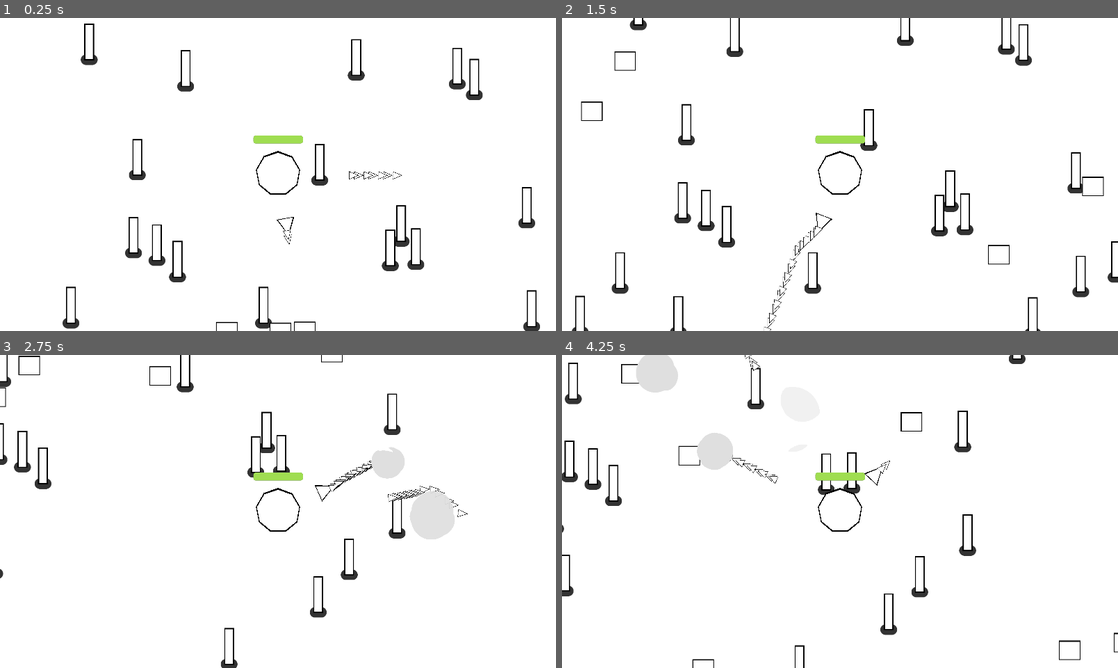
Above: before the commit, frames 1-4 (two rows, left to right).
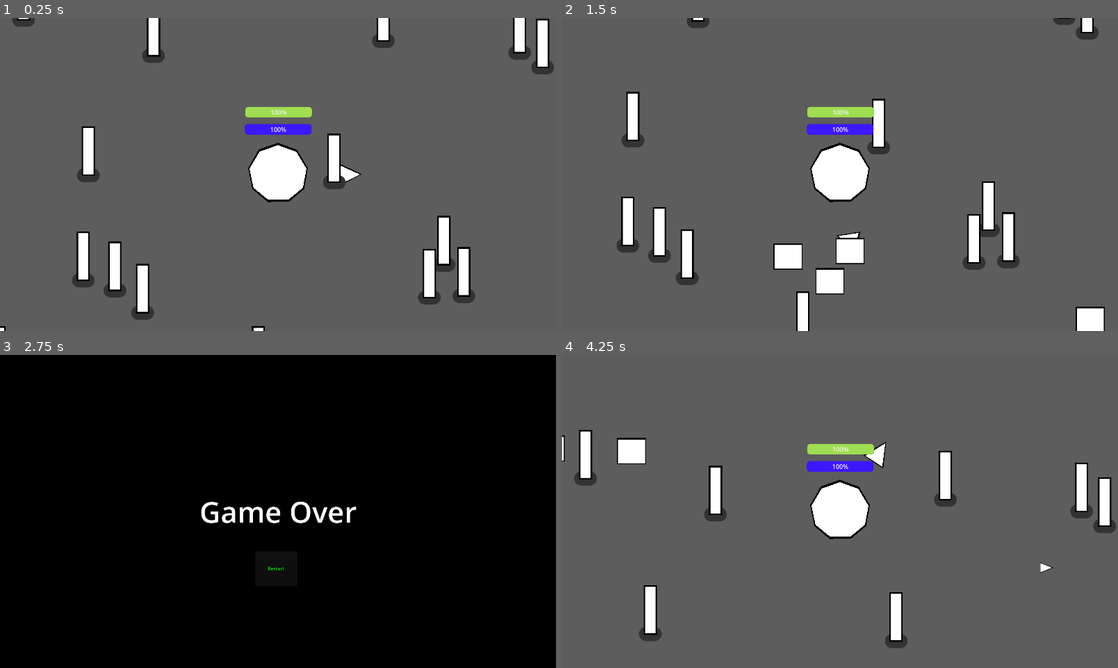
Above: after the commit, the same moments.

Repository: Alyosha-ctrl/foolJam2025
Game: Godot game, scene res://tower_survival.tscn
The game is run twice, just before and just after one commit, with the same random seed, the same clock (stepped at 60 frames per second) and the same inputs.
Inputs (mouse positions are in pixels of both pictures, inside the frame that each line leads up to):
- Up to frame 1 (0.25 s): no input
- Up to frame 2 (1.5 s): hold D (move_right) 0.53-1.28 s; hold S (move_down) from 1.28 s (still down)
- Up to frame 3 (2.75 s): release S (move_down) at 2.03 s; hold D (move_right) from 2.03 s (still down)
- Up to frame 4 (4.25 s): release D (move_right) at 2.75 s; click (840, 567) at 2.75 s, where only the run after the commit has a clickable "Restart"; hold W (move_up) from 3.53 s (still down)

The runs differ from the first frame. In frame 1, 96% of the frame differs, in the area x 0-100%, y 0-100%; in frame 2, 95%; in frame 3, 99%; in frame 4, 96%.

Commit message:
Added and connected grace to speed. Added
Added a leveul up function to Tower Survival. Added stats to bullets, guns,and mobs. Connected grace to speed in a logarithmic manner. Made it so that trees die upon being hit by non bump damage. Made the background grey instead of white.

Diff:
--- a/bullet.gd
+++ b/bullet.gd
@@ -2,12 +2,11 @@
 
 var travelled_disance = 0
 var speed = 1000
-var technique_size = 1000
-var damage = 1
+var technique_size = 100000
+var value = 0
+var element = "creation"
 
 func _physics_process(delta: float) -> void:
-
-
 	#gives current direction of the bullet
 	var direction = Vector2.RIGHT.rotated(rotation)
 
@@ -23,5 +22,7 @@
 	queue_free()
 	if body.has_method("take_damage"):
 		#Later will pass in damage type
-		body.take_damage(damage)
-	pass # Replace with function body.
+		body.take_damage(value, element)
+
+func set_value(newValue):
+	value = newValue
--- a/gun.gd
+++ b/gun.gd
@@ -1,7 +1,15 @@
 extends Area2D
 
-var cooldown = 0.01
-var time = 0.0
+
+@onready var caster = get_parent()
+
+var cooldown : float = 0.5
+var time : float = 0.0
+var type : String = "ranged"
+var element : String = "creation"
+var cost : float = 0
+var value : float = 5.0
+
 
 
 func _physics_process(delta: float) -> void:
@@ -13,9 +21,22 @@
 		shoot()
 		time = 0.0
 
+func value_adder():
+	var adder = 0
+	if(type == "ranged"):
+		adder += caster.power + caster.control*.5
+	elif(type == "melee"):
+		adder += caster.strength + caster.grace*.5
+	#Remember to add one more in here to accomodate for the Dextrous melee trait.
+	elif(type == "support"):
+		adder += caster.control + caster.power*.5
+	return value + adder
+
 func shoot():
 	const BULLET = preload("res://bullet.tscn")
 	var new_bullet = BULLET.instantiate()
+	new_bullet.set_value(value_adder())
+	new_bullet.element = element
 	new_bullet.global_position = $%shooting_point.global_position
 	#Replace with the rotation aimed at the nearest enemy
 	new_bullet.global_rotation = $%shooting_point.global_rotation
--- a/gun.tscn
+++ b/gun.tscn
@@ -40,7 +40,10 @@
 
 [node name="Timer" type="Timer" parent="."]
 unique_name_in_owner = true
-wait_time = 0.025
+wait_time = 0.05
 autostart = true
 
+[node name="CollisionPolygon2D" type="CollisionPolygon2D" parent="."]
+polygon = PackedVector2Array(153, -31, 215, -2, 152, 33)
+
 [connection signal="timeout" from="Timer" to="." method="_on_timer_timeout"]
--- a/mob.gd
+++ b/mob.gd
@@ -1,30 +1,71 @@
 extends CharacterBody2D
 
-var type = "nuetral"
-var health = 3
-var strength = 1
-var grace = 1
-var power = 1
-var control = 1
-var defense = 1
+#How to use parent timers, and how to copy functions.
+var strength : float = 1.0
+var grace : float = 1
+var power : float = 1.0
+var control : float = 1.0
+var defense : float = 1.0
+var max_health : float = strength*25
+var health : float = max_health*1
+var max_qi : float = power*25
+var qi : float = max_qi*1
+var time: float = 0.0
+const speed_multiplier: float = 300
 @onready var player = get_node("/root/Game/Player")
+@onready var game = get_node("/root/Game")
+@onready var cooldown = %Timer.wait_time
 
 func _physics_process(delta: float) -> void:
 	var direction = global_position.direction_to(player.global_position)
-	velocity = direction*300
+	velocity = direction*(speed_multiplier*log((grace/10)+2))
 	move_and_slide()
-	#if(velocity.length() > 0):
-		#$Slime.play_walk_animation()
-	#else:
-		#$Slime.play_idle_animation()
 
-func take_damage(damage):
+	if(time >= cooldown):
+		var overlaps = %hurt_box.get_overlapping_bodies()
+		if(player in overlaps):
+			player.take_damage(strength, "bump")
+		time = 0.0
+
+
+
+func take_damage(damage, element):
 	#Later take in type to alter damage as well as defense
 	health-=damage
-	if(health == 0):
+	if(health <= 0):
 		#Hides death.
 		const SMOKE_SCENE = preload("res://smoke_explosion/smoke_explosion.tscn")
 		var smoke = SMOKE_SCENE.instantiate()
 		get_parent().add_child(smoke)
 		smoke.global_position = global_position
 		queue_free()
+
+
+
+
+func _on_timer_timeout() -> void:
+	#Randomly choose spawn_swarm, spawn_cluster, spawn_boss
+	#later once levels are implemented
+	time+=($Timer.wait_time)
+
+func multiply_stats(statMult):
+	strength*=statMult
+	grace*=statMult
+	power*=statMult
+	control*=statMult
+	defense*=statMult
+	max_health = strength*25
+	health = max_health*1
+	max_qi = power*25
+	qi = max_qi*1
+
+func add_stats(statMult):
+		strength+=statMult
+		grace+=statMult
+		power+=statMult
+		control+=statMult
+		defense+=statMult
+		max_health = strength*25
+		health = max_health*1
+		max_qi = power*25
+		qi = max_qi*1
--- a/mob.tscn
+++ b/mob.tscn
@@ -1,9 +1,12 @@
-[gd_scene load_steps=3 format=3 uid="uid://cctamn8lk3gjj"]
+[gd_scene load_steps=4 format=3 uid="uid://cctamn8lk3gjj"]
 
 [ext_resource type="Script" uid="uid://tyhkc1p8gbp0" path="res://mob.gd" id="1_nokgg"]
 
+[sub_resource type="RectangleShape2D" id="RectangleShape2D_dy6sc"]
+size = Vector2(83, 74)
+
 [sub_resource type="RectangleShape2D" id="RectangleShape2D_nokgg"]
-size = Vector2(105, 96)
+size = Vector2(128.75, 117.5)
 
 [node name="Mob" type="CharacterBody2D"]
 position = Vector2(7, 38)
@@ -13,9 +16,17 @@
 script = ExtResource("1_nokgg")
 
 [node name="CollisionShape2D" type="CollisionShape2D" parent="."]
-position = Vector2(-7.5, -38.75)
+position = Vector2(-10.5, -38)
+shape = SubResource("RectangleShape2D_dy6sc")
+
+[node name="hurt_box" type="Area2D" parent="."]
+unique_name_in_owner = true
+
+[node name="CollisionShape2D" type="CollisionShape2D" parent="hurt_box"]
+position = Vector2(-8.5, -39)
 scale = Vector2(0.8, 0.8)
 shape = SubResource("RectangleShape2D_nokgg")
+debug_color = Color(0.992157, 0, 0.258824, 0.266667)
 
 [node name="ColorRect2" type="ColorRect" parent="."]
 offset_left = -47.0
@@ -33,3 +44,10 @@
 offset_bottom = 7.0
 scale = Vector2(0.8, 0.8)
 metadata/_edit_use_anchors_ = true
+
+[node name="Timer" type="Timer" parent="."]
+unique_name_in_owner = true
+wait_time = 0.05
+autostart = true
+
+[connection signal="timeout" from="Timer" to="." method="_on_timer_timeout"]
--- a/pillar.gd
+++ b/pillar.gd
@@ -1,8 +1,9 @@
 extends StaticBody2D
 
-func take_damage(damage):
-	const SMOKE_SCENE = preload("res://smoke_explosion/smoke_explosion.tscn")
-	var smoke = SMOKE_SCENE.instantiate()
-	get_parent().add_child(smoke)
-	smoke.global_position = global_position
-	queue_free()
+func take_damage(damage, element):
+	if(element != "bump"):
+		const SMOKE_SCENE = preload("res://smoke_explosion/smoke_explosion.tscn")
+		var smoke = SMOKE_SCENE.instantiate()
+		get_parent().add_child(smoke)
+		smoke.global_position = global_position
+		queue_free()
--- a/player.gd
+++ b/player.gd
@@ -1,29 +1,79 @@
 extends CharacterBody2D
 
 signal death
-var strength = 1
-var grace = 1
-var power = 1
-var control = 1
-var defense = 1
-var max_health = strength*25
-var health = max_health*1
+signal changed_speed
+var strength : float = 1
+var grace : float = 1
+var power : float = 1.0
+var control : float = 1.0
+var defense : float = 1.0
+var max_health : float = strength*25
+var health : float = max_health*1
+var max_qi : float = power*25
+var qi : float = max_qi*1
+const speed_multiplier = 600
+var speed : float = calculate_speed()
+var zoom_cap : float = .36
+#var zoom_multiplier = 1/(speed/speed_multiplier)
+func calculate_speed():
+	return (speed_multiplier*log((grace/10)+2))
+
+func set_speed(new_speed):
+	speed = new_speed
+	var new_zoom = 1/(speed/speed_multiplier)
+	print("New Zoom")
+	print(new_zoom)
+	if(new_zoom <= zoom_cap):
+		new_zoom = zoom_cap
+	%Camera2D.zoom = Vector2(1,1)*new_zoom
+	#emit_signal("changed_speed")
+
+func _ready() -> void:
+	set_speed(speed)
 
 func _physics_process(delta: float) -> void:
 	var direction = Input.get_vector("move_left", "move_right", "move_up", "move_down")
-	velocity = direction*600
+	velocity = direction*speed
 	move_and_slide()
 
-	#No longer relevant after player model replaced with nonogan
-	#if(velocity.length() > 0):
-		#$HappyBoo.play_walk_animation()
-	#else:
-		#$HappyBoo.play_idle_animation()
+func take_damage(damage, element):
+	#Later take in type to alter damage as well as defense
+	#Need to know how to do this in accordance to time.
+	damage -= defense
+	if(damage <= 0):
+		damage = 1
+	health-=damage
+	%ProgressBar.value = 100*(health/max_health)
+	if(health <= 0):
+		#Hides death.
+		const SMOKE_SCENE = preload("res://smoke_explosion/smoke_explosion.tscn")
+		var smoke = SMOKE_SCENE.instantiate()
+		get_parent().add_child(smoke)
+		smoke.global_position = global_position
+		death.emit()
 
-	var overlapping_mobs = %hurt_box.get_overlapping_bodies()
-	if(overlapping_mobs.size() > 0):
-		health -= overlapping_mobs.size() * delta * 5.0 #Temporary 5 will be replaced with a takeDamage function.
-		%ProgressBar.value = 100*(health/max_health)
+func multiply_stats(statMult):
+	strength*=statMult
+	grace*=statMult
+	power*=statMult
+	control*=statMult
+	defense*=statMult
+	max_health = strength*25
+	health = max_health*1
+	max_qi = power*25
+	qi = max_qi*1
+	set_speed(calculate_speed())
+	%ProgressBar.value = 100*(health/max_health)
 
-	if(health <= 0.0):
-		death.emit()
+func add_stats(statMult):
+	strength+=statMult
+	grace+=statMult
+	power+=statMult
+	control+=statMult
+	defense+=statMult
+	max_health = strength*25
+	health = max_health*1
+	max_qi = power*25
+	qi = max_qi*1
+	set_speed(calculate_speed())
+	%ProgressBar.value = 100*(health/max_health)
--- a/player.tscn
+++ b/player.tscn
@@ -1,8 +1,7 @@
-[gd_scene load_steps=9 format=3 uid="uid://jr86s26ll4l"]
+[gd_scene load_steps=8 format=3 uid="uid://jr86s26ll4l"]
 
-[ext_resource type="PackedScene" uid="uid://pbmyh1qru7p" path="res://characters/happy_boo/happy_boo.tscn" id="1_4flbx"]
 [ext_resource type="Script" uid="uid://btvtu2m21avdr" path="res://player.gd" id="1_onrkg"]
-[ext_resource type="Texture2D" uid="uid://cimurl0jiijgy" path="res://nonogan.png" id="2_hqtel"]
+[ext_resource type="StyleBox" uid="uid://cc6t4c0jm7grd" path="res://player_bar_background.tres" id="3_hqtel"]
 [ext_resource type="PackedScene" uid="uid://buoqd270n7r8v" path="res://gun.tscn" id="3_i3pqv"]
 
 [sub_resource type="CircleShape2D" id="CircleShape2D_onrkg"]
@@ -11,15 +10,15 @@
 [sub_resource type="CircleShape2D" id="CircleShape2D_i3pqv"]
 radius = 83.0963
 
-[sub_resource type="StyleBoxFlat" id="StyleBoxFlat_hqtel"]
-bg_color = Color(0.152941, 0.168627, 0.188235, 1)
+[sub_resource type="StyleBoxFlat" id="StyleBoxFlat_onrkg"]
+bg_color = Color(0.623529, 0.866667, 0.317647, 1)
 corner_radius_top_left = 8
 corner_radius_top_right = 8
 corner_radius_bottom_right = 8
 corner_radius_bottom_left = 8
 
 [sub_resource type="StyleBoxFlat" id="StyleBoxFlat_i3pqv"]
-bg_color = Color(0.623529, 0.866667, 0.317647, 1)
+bg_color = Color(0.238078, 0.0908163, 1, 1)
 corner_radius_top_left = 8
 corner_radius_top_right = 8
 corner_radius_bottom_right = 8
@@ -28,12 +27,6 @@
 [node name="Player" type="CharacterBody2D"]
 platform_floor_layers = 4294967040
 script = ExtResource("1_onrkg")
-
-[node name="Nonogan" type="Sprite2D" parent="."]
-visible = false
-position = Vector2(-1.13687e-13, -41)
-scale = Vector2(0.699095, 0.679825)
-texture = ExtResource("2_hqtel")
 
 [node name="Polygon2D" type="Polygon2D" parent="."]
 position = Vector2(0, 38)
@@ -46,18 +39,15 @@
 scale = Vector2(0.954248, 0.921053)
 polygon = PackedVector2Array(0, -110, 47, -93, 73, -50, 64, -1, 27, 29, -25, 30, -63, -1, -73, -50, -47, -94)
 
-[node name="HappyBoo" parent="." instance=ExtResource("1_4flbx")]
-unique_name_in_owner = true
-visible = false
-position = Vector2(1, 1)
-
 [node name="CollisionShape2D" type="CollisionShape2D" parent="."]
 shape = SubResource("CircleShape2D_onrkg")
 debug_color = Color(0.405622, 0.466561, 1, 0.42)
 
 [node name="Camera2D" type="Camera2D" parent="."]
+unique_name_in_owner = true
 
 [node name="Gun" parent="." instance=ExtResource("3_i3pqv")]
+collision_layer = 2
 
 [node name="hurt_box" type="Area2D" parent="."]
 unique_name_in_owner = true
@@ -70,11 +60,22 @@
 
 [node name="ProgressBar" type="ProgressBar" parent="."]
 unique_name_in_owner = true
+offset_left = -84.0
+offset_top = -173.0
+offset_right = 87.0
+offset_bottom = -146.0
+theme_override_styles/background = ExtResource("3_hqtel")
+theme_override_styles/fill = SubResource("StyleBoxFlat_onrkg")
+value = 100.0
+
+[node name="qi_bar" type="ProgressBar" parent="."]
+unique_name_in_owner = true
 offset_left = -85.0
-offset_top = -134.0
+offset_top = -129.0
 offset_right = 86.0
-offset_bottom = -107.0
-theme_override_styles/background = SubResource("StyleBoxFlat_hqtel")
+offset_bottom = -102.0
+theme_override_styles/background = ExtResource("3_hqtel")
 theme_override_styles/fill = SubResource("StyleBoxFlat_i3pqv")
 value = 100.0
-show_percentage = false
+
+[connection signal="changed_speed" from="." to="." method="_on_changed_speed"]
--- /dev/null
+++ b/player_bar_background.tres
@@ -0,0 +1,8 @@
+[gd_resource type="StyleBoxFlat" format=3 uid="uid://cc6t4c0jm7grd"]
+
+[resource]
+bg_color = Color(0.152941, 0.168627, 0.188235, 1)
+corner_radius_top_left = 8
+corner_radius_top_right = 8
+corner_radius_bottom_right = 8
+corner_radius_bottom_left = 8
--- a/tower_survival.gd
+++ b/tower_survival.gd
@@ -1,6 +1,10 @@
 extends Node2D
 
 var time = 0.0
+var stat_mult = 1
+var player_level = 1
+var overall_stats = 0
+var level_time = 5
 
 func _ready() -> void:
 	get_tree().paused = false
@@ -11,6 +15,7 @@
 	#In the future this will also create the color of the mob
 	#And it's random technique's
 	var new_mob = preload("res://mob.tscn").instantiate()
+	new_mob.add_stats(overall_stats)
 	#Randomly create's the mob on a point along the path
 	%PathFollow2D.progress_ratio = randf()
 	new_mob.global_position = %PathFollow2D.global_position
@@ -25,10 +30,25 @@
 	new_object.global_position = %PathFollow2D.global_position
 	add_child(new_object)
 
+func level_up():
+	if(int(round(time+1))%level_time == 0):
+		print("Time Value")
+		print(time)
+		print("Stat Multiplier")
+		print(stat_mult)
+		print("Player Speed")
+		print(%Player.calculate_speed())
+		%Player.add_stats(stat_mult)
+		stat_mult=stat_mult*2
+		overall_stats += stat_mult
+		time = 0
+		player_level+=1
+
 func _on_timer_timeout() -> void:
 	#Randomly choose spawn_swarm, spawn_cluster, spawn_boss
 	#later once levels are implemented
-	var max_entities = 1000
+	var max_entities = 750
+	level_up()
 	if(!(len(get_children()) > max_entities)):
 		spawn_mob()
 		spawn_object()
@@ -37,9 +57,14 @@
 	time+=($Timer.wait_time)
 
 
+
 func _on_player_death() -> void:
 	%game_over_screen.visible = true
 
 func _on_restart_button_button_down() -> void:
 	%game_over_screen.visible = false
 	get_tree().reload_current_scene()
+
+func _on_player_changed_speed() -> void:
+	#print((1+(%Player.calculate_speed())/1000))
+	%Path2D.scale = %Path2D.scale*(1+(%Player.calculate_speed())/1000)
--- a/tower_survival.tscn
+++ b/tower_survival.tscn
@@ -22,12 +22,14 @@
 offset_top = -8.0
 offset_right = 1925.0
 offset_bottom = 1085.0
+color = Color(0.366595, 0.366595, 0.366595, 1)
 
 [node name="Player" parent="." instance=ExtResource("1_bauih")]
 unique_name_in_owner = true
 position = Vector2(830, 519)
 
 [node name="Path2D" type="Path2D" parent="Player"]
+unique_name_in_owner = true
 position = Vector2(-830, -519)
 curve = SubResource("Curve2D_od0vt")
 
@@ -92,7 +94,7 @@
 
 [node name="Timer" type="Timer" parent="."]
 unique_name_in_owner = true
-wait_time = 0.3
+wait_time = 0.25
 autostart = true
 
 [node name="game_over_screen" type="CanvasLayer" parent="."]
@@ -147,6 +149,7 @@
 theme_override_colors/font_color = Color(0, 0.984314, 0, 1)
 text = "Restart"
 
+[connection signal="changed_speed" from="Player" to="." method="_on_player_changed_speed"]
 [connection signal="death" from="Player" to="." method="_on_player_death"]
 [connection signal="timeout" from="Timer" to="." method="_on_timer_timeout"]
 [connection signal="button_down" from="game_over_screen/Control/restart_button" to="." method="_on_restart_button_button_down"]
